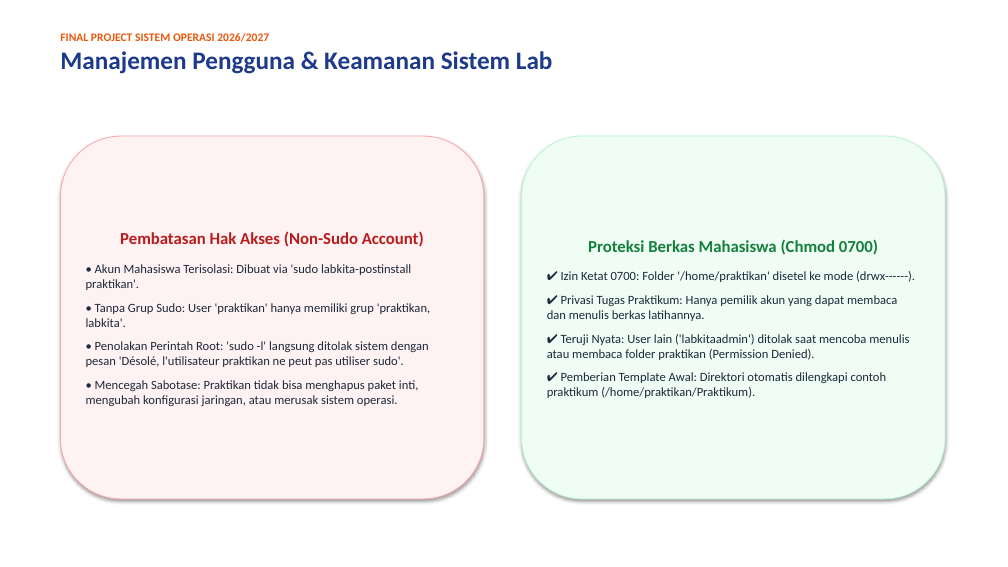
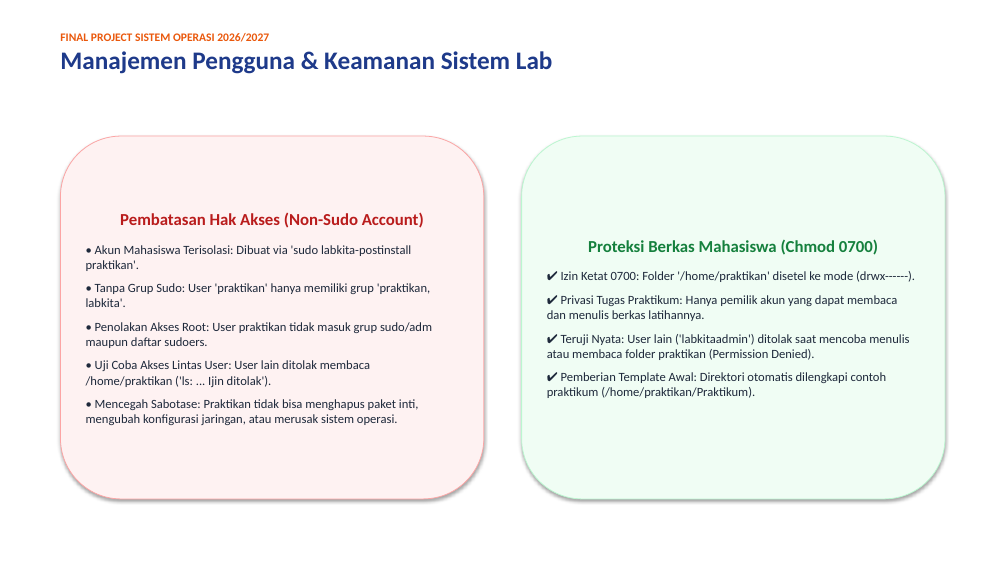
Before and after one commit to luvices/labkita, a slide deck: slide 6 of docs/presentation/labkita-presentation.pptx. Drawn at 1008x567 pixels with LibreOffice and Linux fonts; fonts in the diff are those of the drawing. Boxes give left, top, right and bottom in pixels: in the first picture for what was removed or moved away, otherwise in the second. Text is boxed around its words. In the diff, an @@ line names an element or a change of style, - is before the commit and + after.

```diff
--- a/docs/presentation/labkita-presentation.pptx
+++ b/docs/presentation/labkita-presentation.pptx
@@ text in rounded rectangle at [86, 322, 432, 387]: text changed @@
-• Penolakan Perintah Root: 'sudo -l' langsung ditolak sistem dengan pesan 'Désolé, l'utilisateur praktikan ne peut pas utiliser sudo'.
+• Penolakan Akses Root: User praktikan tidak masuk grup sudo/adm maupun daftar sudoers.
+• Uji Coba Akses Lintas User: User lain ditolak membaca /home/praktikan ('ls: ... Ijin ditolak').
```
Also in this commit, not shown: 4 other slides changed, 3 slides added, 2 slides removed, 3 other files.
